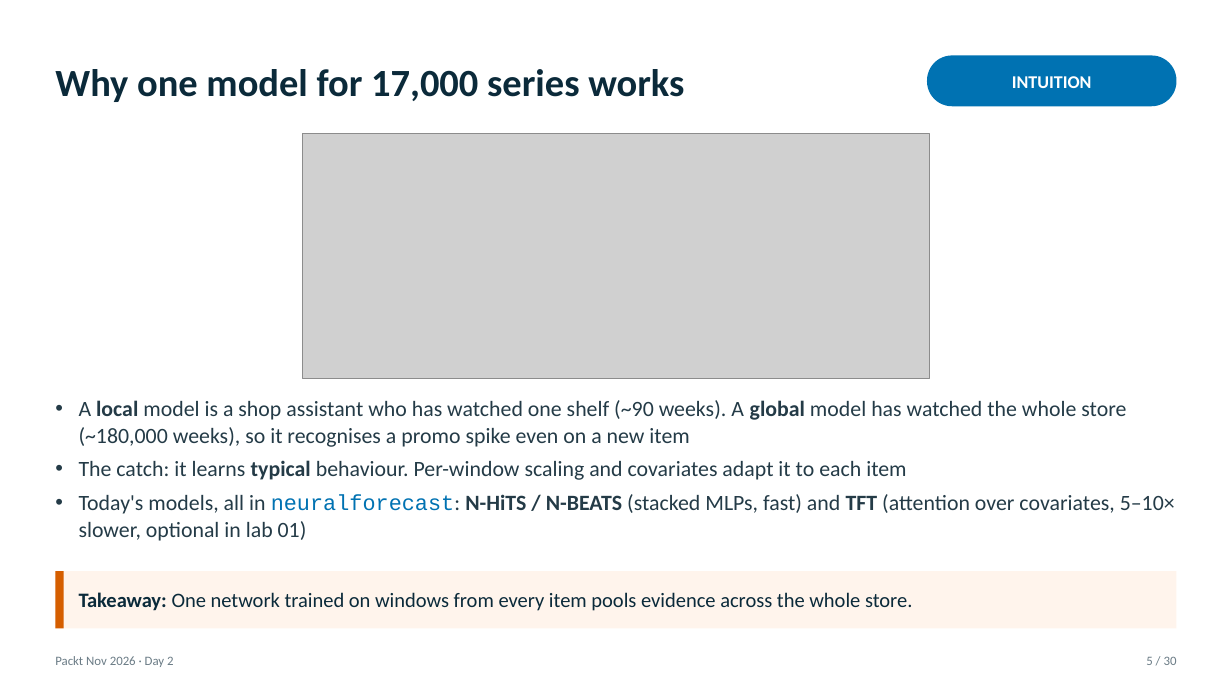
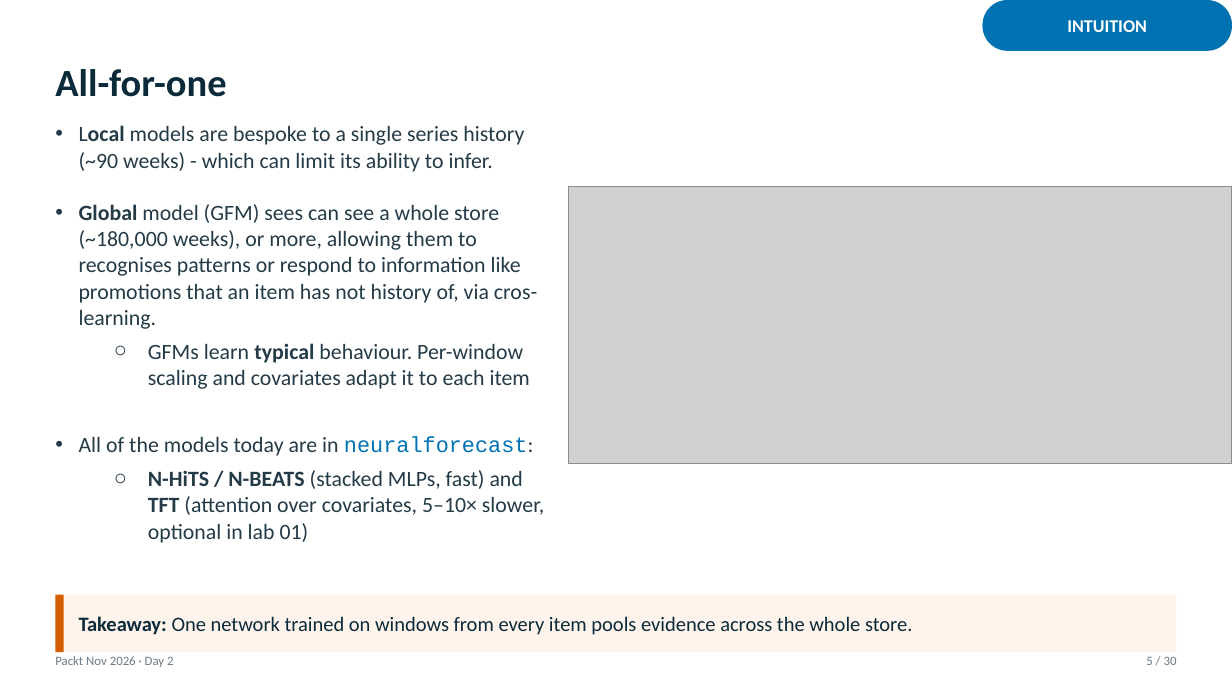
Before and after one commit to tackes/time-series-forecasting-bootcamp, a slide deck: slide 5 of day2_neural/slides_full/day2_slides.pptx. Drawn at 1232x693 pixels with LibreOffice and Linux fonts; fonts in the diff are those of the drawing; grey boxes stand for pictures. Boxes give left, top, right and bottom in pixels: in the first picture for what was removed or moved away, otherwise in the second. Text is boxed around its words. In the diff, an @@ line names an element or a change of style, - is before the commit and + after.

```diff
--- a/day2_neural/slides_full/day2_slides.pptx
+++ b/day2_neural/slides_full/day2_slides.pptx
@@ text "INTUITION": place and size @@
-text "INTUITION" at <box>1012,76,1092,88</box>
+text "INTUITION" at <box>1067,20,1147,32</box>
@@ rounded rectangle: place and size @@
-rounded rectangle at <box>927,55,1177,106</box>
+rounded rectangle at <box>982,0,1232,51</box>
@@ text at <box>55,69,226,97</box>: text changed @@
-Why one model for 17,000 series works
+All-for-one
@@ text at <box>79,125,544,543</box>: text changed @@
-• A local model is a shop assistant who has watched one shelf (~90 weeks). A global model has watched the whole store (~180,000 weeks), so it recognises a promo spike even on a new item
-• The catch: it learns typical behaviour. Per-window scaling and covariates adapt it to each item
-• Today's models, all in neuralforecast: N-HiTS / N-BEATS (stacked MLPs, fast) and TFT (attention over covariates, 5–10× slower, optional in lab 01)
+• Local models are bespoke to a single series history (~90 weeks) - which can limit its ability to infer.
+• Global model (GFM) sees can see a whole store (~180,000 weeks), or more, allowing them to recognises patterns or respond to information like promotions that an item has not history of, via cros-learning.
+  ○ GFMs learn typical behaviour. Per-window scaling and covariates adapt it to each item
+• All of the models today are in neuralforecast:
+  ○ N-HiTS / N-BEATS (stacked MLPs, fast) and TFT (attention over covariates, 5–10× slower, optional in lab 01)
@@ picture removed at <box>302,134,930,379</box> @@
@@ picture added at <box>569,187,1232,464</box> @@
@@ 2 rectangles, 1 text: place and size @@
-2 rectangles, 1 text at <box>55,571,1177,628</box>
+2 rectangles, 1 text at <box>55,595,1177,653</box>
```
Also in this commit, not shown: 25 other slides changed, 9 slides added, 2 slides removed, 1 other file.
